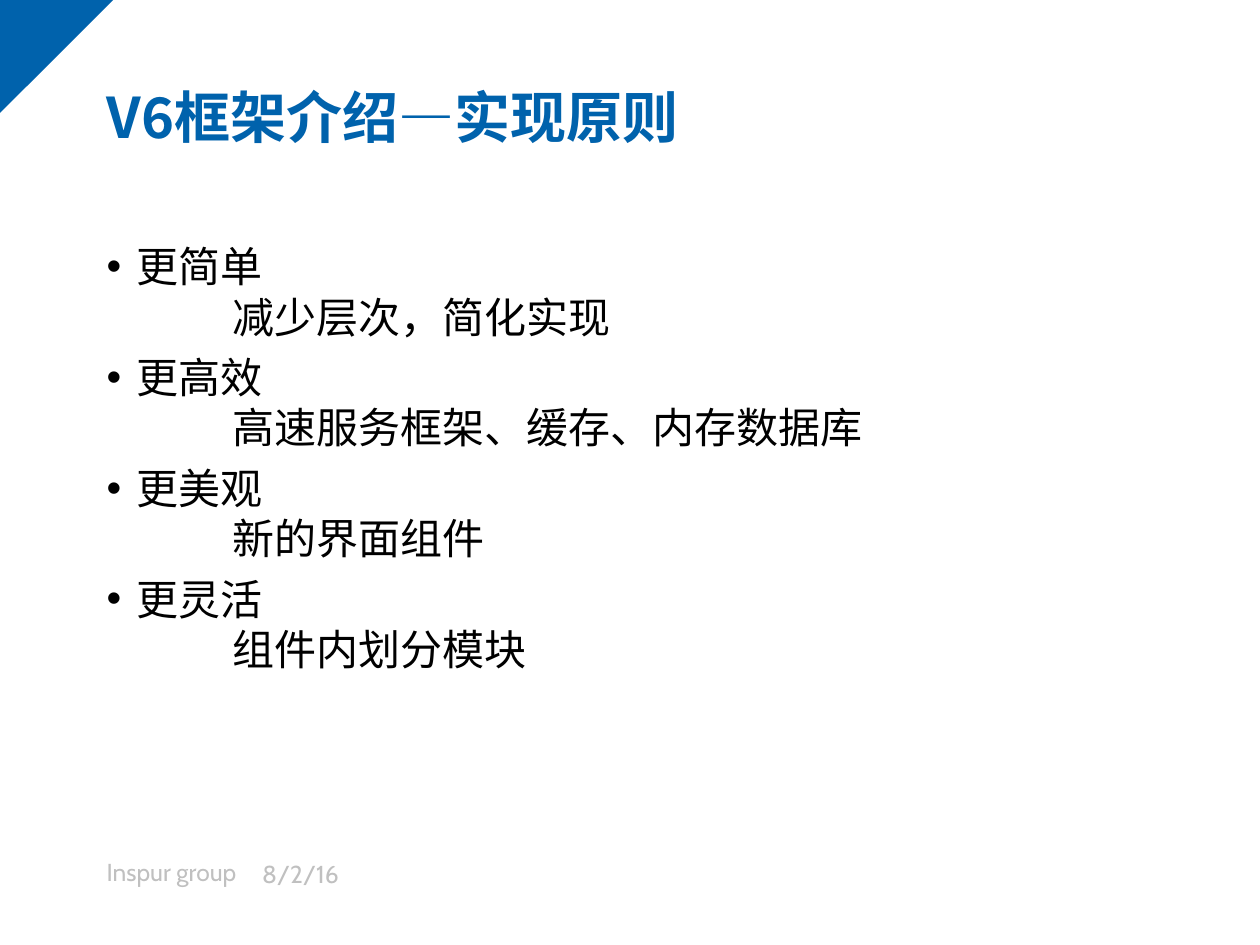
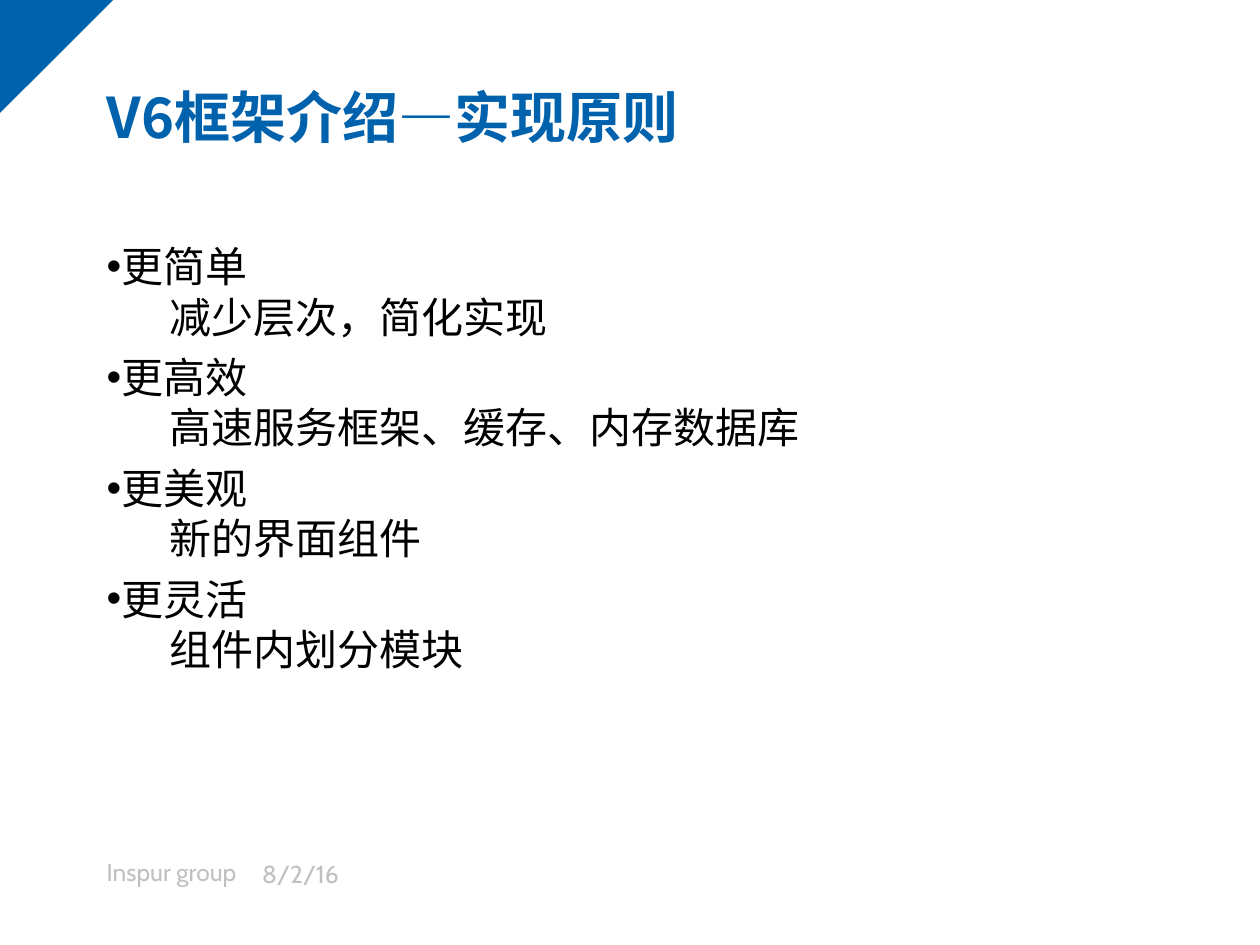
Before and after one commit to github188/note-1, a slide deck: slide 3 of inspur/final-基于V6框架开发方法-3.0.pptx. Drawn at 1260x945 pixels with LibreOffice and Linux fonts; fonts in the diff are those of the drawing; background and template pictures are left out. Boxes give left, top, right and bottom in pixels: in the first picture for what was removed or moved away, otherwise in the second. Text is boxed around its words. In the diff, an @@ line names an element or a change of style, - is before the commit and + after.

```diff
--- a/inspur/final-基于V6框架开发方法-3.0.pptx
+++ b/inspur/final-基于V6框架开发方法-3.0.pptx
@@ text "更简单" at [121,246,800,669]: font Cabin to Noto Sans CJK SC; list level 1 to 2 in "减少层次，简化实现"; list level 1 to 2 in "高速服务框架、缓存、内存数据库"; list level 1 to 2 in "新的界面组件"; list level 1 to 2 in "组件内划分模块" @@
```
Also in this commit, not shown: 3 other slides changed, 2 slides removed, 4 other files.
